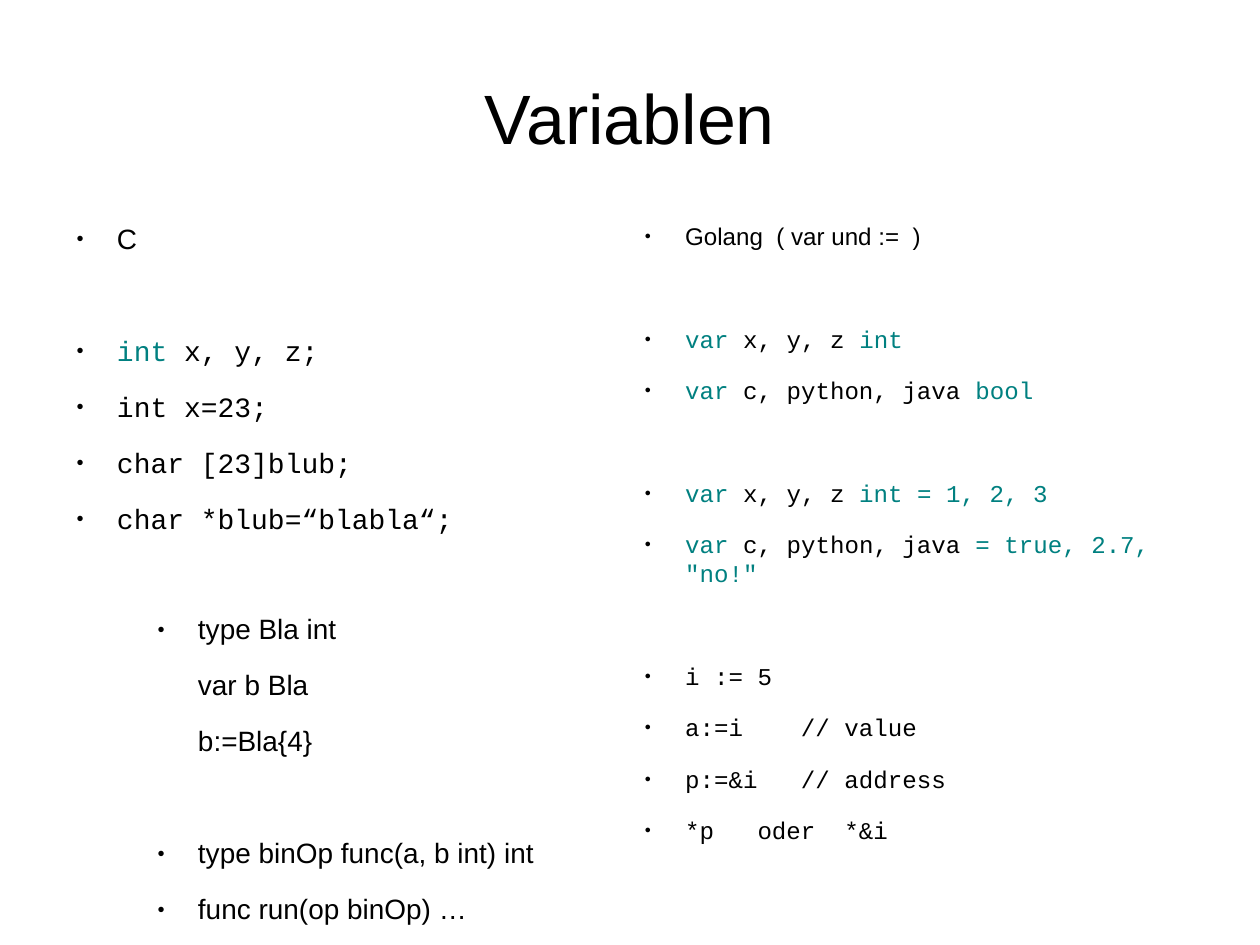
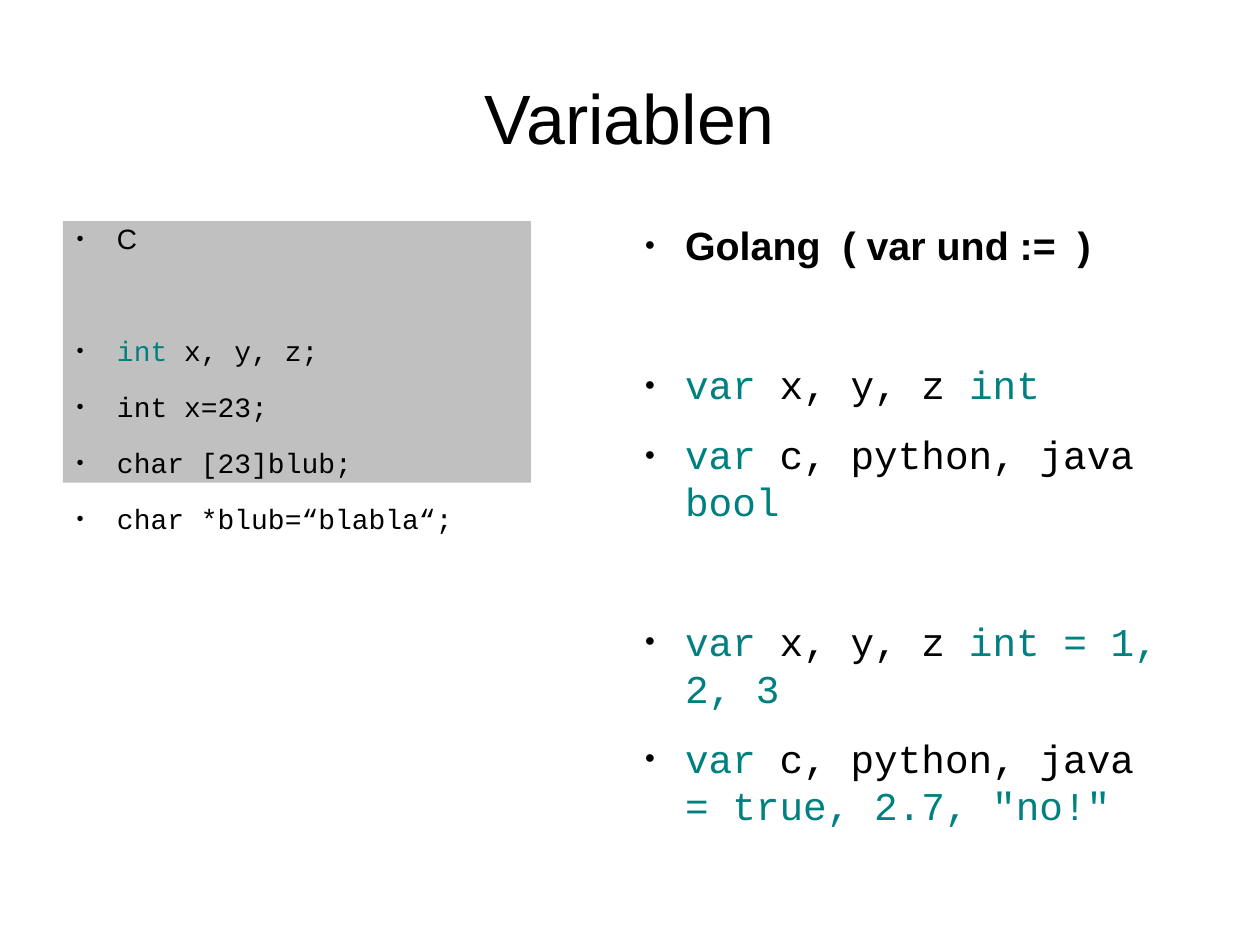
Before and after one commit to rayank77b/smallStuffs, a slide deck: slide 12 of programmierung/vortrag/golang.odp. Drawn at 1260x945 pixels with LibreOffice and Linux fonts; fonts in the diff are those of the drawing. Boxes give left, top, right and bottom in pixels: in the first picture for what was removed or moved away, otherwise in the second. Text is boxed around its words. In the diff, an @@ line names an element or a change of style, - is before the commit and + after.

```diff
--- a/programmierung/vortrag/golang.odp
+++ b/programmierung/vortrag/golang.odp
@@ text "C": place and size @@
-text "C" at bbox=[117, 229, 453, 534]
+text "C" at bbox=[63, 221, 531, 483]
@@ text "C" at bbox=[63, 221, 531, 483]: fill none to #C0C0C0 @@
@@ text "Golang ( var und := ..." at bbox=[685, 231, 1158, 827]: size 15.2 to 24.8 pt; bold on in "Golang ( var und := )" @@
@@ text removed at bbox=[198, 618, 533, 925] @@
-● type Bla int
-var b Bla
-b:=Bla{4}
-● type binOp func(a, b int) int
-● func run(op binOp) …
@@ text at bbox=[685, 667, 945, 844]: paragraphs removed @@
-● i := 5
-● a:=i // value
-● p:=&i // address
-● *p oder *&i
```
Also in this commit, not shown: 5 other slides changed, 1 slide added.
